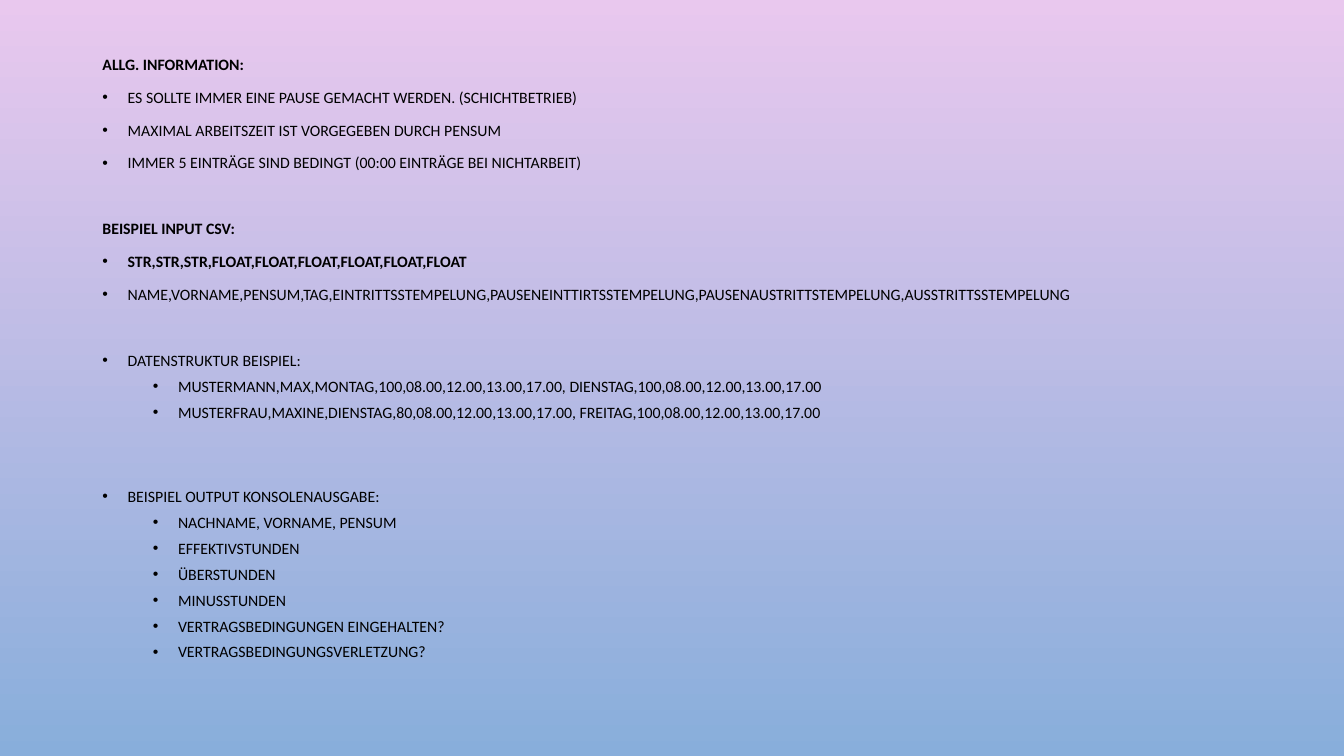
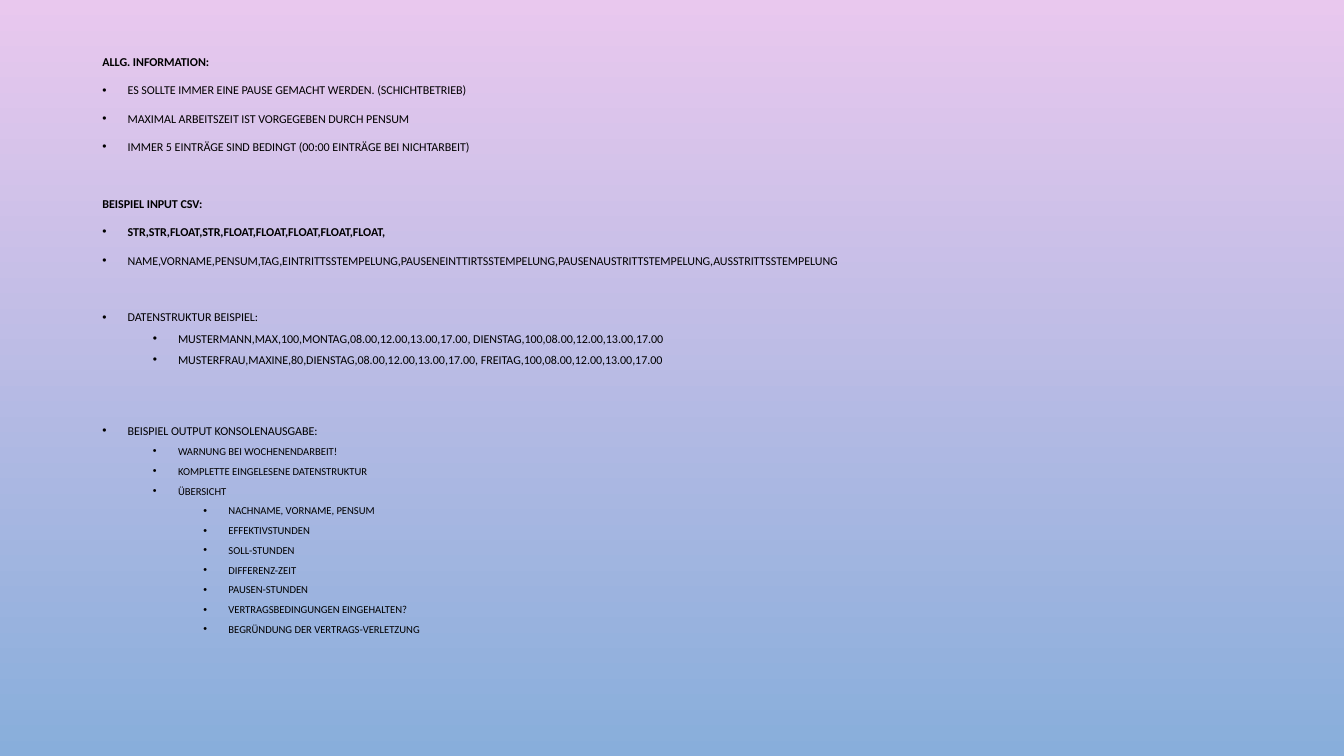
Before and after one commit to M-Abdiu/My-Project-DEV-Container-included-, a slide deck: slide 2 of Funktions_hierachiebaum.pptx. Drawn at 1344x756 pixels with LibreOffice and Linux fonts; fonts in the diff are those of the drawing; background and template pictures are left out. Boxes give left, top, right and bottom in pixels: in the first picture for what was removed or moved away, otherwise in the second. Text is boxed around its words. In the diff, an @@ line names an element or a change of style, - is before the commit and + after.

```diff
--- a/Funktions_hierachiebaum.pptx
+++ b/Funktions_hierachiebaum.pptx
@@ text at [102, 58, 838, 613]: size 11.2 to 8.6 pt in "ALLG. INFORMATION:", "ES SOLLTE IMMER EINE PAUSE GEMACHT WERDEN. ...", "MAXIMAL ARBEITSZEIT IST VORGEGEBEN DURCH PENSUM", "IMMER 5 EINTRÄGE SIND BEDINGT (00:00 EINTRÄGE ..." and 4 more places; size 11.2 to 7.6 pt in "NACHNAME, VORNAME, PENSUM", "EFFEKTIVSTUNDEN", "VERTRAGSBEDINGUNGEN EINGEHALTEN?"; list level 2 to 3 in "NACHNAME, VORNAME, PENSUM"; list level 2 to 3 in "EFFEKTIVSTUNDEN"; list level 2 to 3 in "VERTRAGSBEDINGUNGEN EINGEHALTEN?" @@
@@ text at [128, 228, 386, 238]: text changed; size 11.2 to 8.6 pt @@
-• STR,STR,STR,FLOAT,FLOAT,FLOAT,FLOAT,FLOAT,FLOAT
+• STR,STR,FLOAT,STR,FLOAT,FLOAT,FLOAT,FLOAT,FLOAT,
@@ text at [178, 335, 663, 366]: text changed; size 11.2 to 8.6 pt @@
-  • MUSTERMANN,MAX,MONTAG,100,08.00,12.00,13.00,17.00, DIENSTAG,100,08.00,12.00,13.00,17.00
-  • MUSTERFRAU,MAXINE,DIENSTAG,80,08.00,12.00,13.00,17.00, FREITAG,100,08.00,12.00,13.00,17.00
+  • MUSTERMANN,MAX,100,MONTAG,08.00,12.00,13.00,17.00, DIENSTAG,100,08.00,12.00,13.00,17.00
+  • MUSTERFRAU,MAXINE,80,DIENSTAG,08.00,12.00,13.00,17.00, FREITAG,100,08.00,12.00,13.00,17.00
@@ text at [178, 448, 368, 495]: paragraphs added @@
+  • WARNUNG BEI WOCHENENDARBEIT!
+  • KOMPLETTE EINGELESENE DATENSTRUKTUR
+  • ÜBERSICHT
@@ text at [228, 547, 308, 593]: text changed; size 11.2 to 7.6 pt @@
-  • ÜBERSTUNDEN
-  • MINUSSTUNDEN
+    • SOLL-STUNDEN
+    • DIFFERENZ-ZEIT
+    • PAUSEN-STUNDEN
@@ text at [228, 624, 419, 633]: text changed; size 11.2 to 7.6 pt @@
-  • VERTRAGSBEDINGUNGSVERLETZUNG?
+    • BEGRÜNDUNG DER VERTRAGS-VERLETZUNG
```
Also in this commit, not shown: 1 other file.
